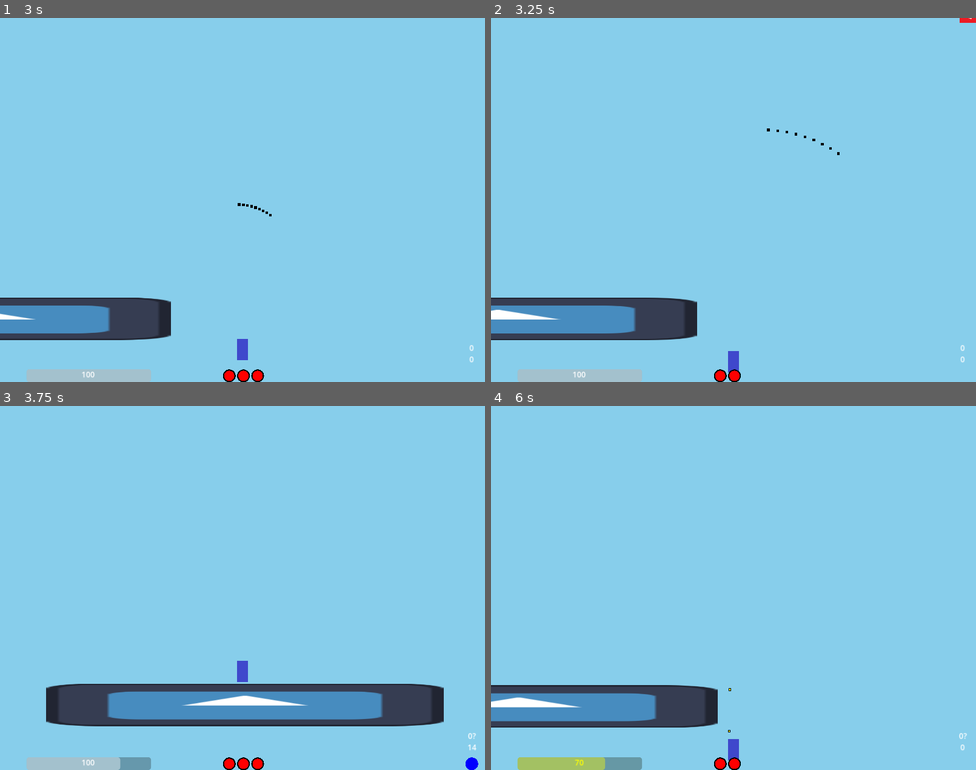
Above: before the commit, frames 1-4 (two rows, left to right).
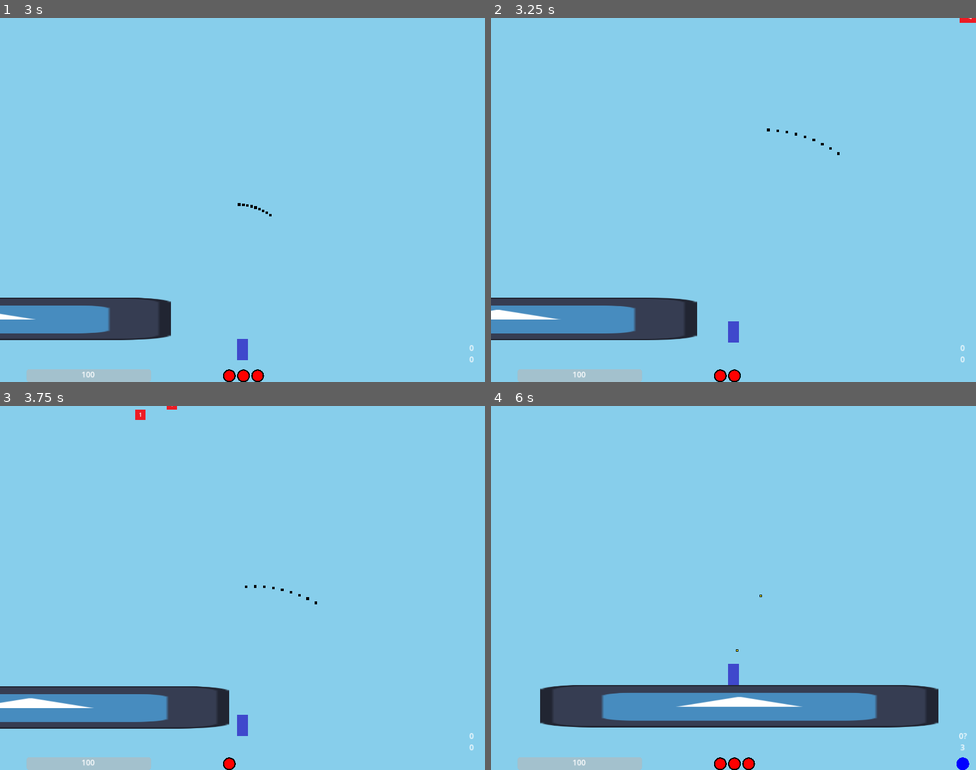
Above: after the commit, the same moments.

Repository: notMSB/bunk
Game: Godot game, scene res://scenes/menu.tscn
Two runs of this game, one before a commit and one after it. Both use one fixed random seed, a clock stepped at 60 frames per second and the inputs below. The engine's default icon, where the game draws it, is replaced by a stand-in: a white triangle on a blue panel in a dark square.
Inputs (mouse positions are in pixels of both pictures, inside the frame that each line leads up to):
- Up to frame 1 (3 s): click "Classic" at 0.5 s; move the mouse to (349, 181) at 1.27 s; hold Right (ui_right) 1.28-2.78 s; tap Shift (item) at 1.35 s; tap Space (jump) at 1.52, 2.27 s; move the mouse to (145, 218) at 2.02 s; tap Ctrl (misc) at 2.1 s; move the mouse to (291, 119) at 2.77 s; press the mouse at (291, 119) at 2.78 s; hold Left (ui_left) from 2.78 s (still down)
- Up to frame 2 (3.25 s): keep holding Left (ui_left)
- Up to frame 3 (3.75 s): move the mouse to (218, 660) at 3.52 s; release Left (ui_left) at 3.53 s; release the mouse at (218, 660) at 3.53 s; hold Right (ui_right) from 3.53 s (still down); tap Mouse wheel down (swap_down) at 3.6 s
- Up to frame 4 (6 s): tap Space (jump) at 3.77, 4.52, 5.27 s; move the mouse to (879, 642) at 4.27 s; tap Shift (item) at 4.35 s; move the mouse to (588, 533) at 5.02 s; release Right (ui_right) at 5.03 s; hold Left (ui_left) 5.03-5.78 s; tap Ctrl (misc) at 5.1 s; move the mouse to (757, 588) at 5.77 s; press the mouse at (757, 588) at 5.78 s; hold Right (ui_right) from 5.78 s (still down)

Frame 1 is identical in both runs. In frame 2, 0.3% of the frame differs, in the area x 48-52%, y 83-98%; in frame 3, 10%; in frame 4, 10%, in the area x 0-99%, y 51-100%.

Commit message:
+ stage falloff knockback adjustment

Diff:
--- a/scripts/player.gd
+++ b/scripts/player.gd
@@ -62,8 +62,10 @@
 
 const CROUCH_DIFF := 17 #adjusting player position on crouch/uncrouch to prevent going airborne
 
-const BASE_KNOCKBACK = 700 #for when the player takes damage
-const BIG_KNOCKBACK = -800 #for when the player is hit by the boss or falls off the bottom
+const BASE_KNOCKBACK_X 	= 700 #for when the player takes damage
+const BASE_KNOCKBACK_Y 	= 1150 #700 #for when the player takes damage
+const BIG_KNOCKBACK_X 	= 800 #for when the player is hit by the boss or falls off the bottom
+const BIG_KNOCKBACK_Y 	= -1300 #800 #for when the player is hit by the boss or falls off the bottom
 
 const MAX_FUEL := 100
 var fuelThreshold := 5
@@ -437,8 +439,8 @@
 	health -= 1
 	if health <= 0: die()
 	UI.update_health(health, false)
-	if bigHit: change_velocity(BIG_KNOCKBACK)
-	else: velocity.x = BASE_KNOCKBACK * -1 if goLeft else BASE_KNOCKBACK
+	if bigHit: change_velocity(BIG_KNOCKBACK_Y)
+	else: velocity.x = -BASE_KNOCKBACK_X if goLeft else BASE_KNOCKBACK_X
 	set_invuln(true)
 
 func heal(amount):
